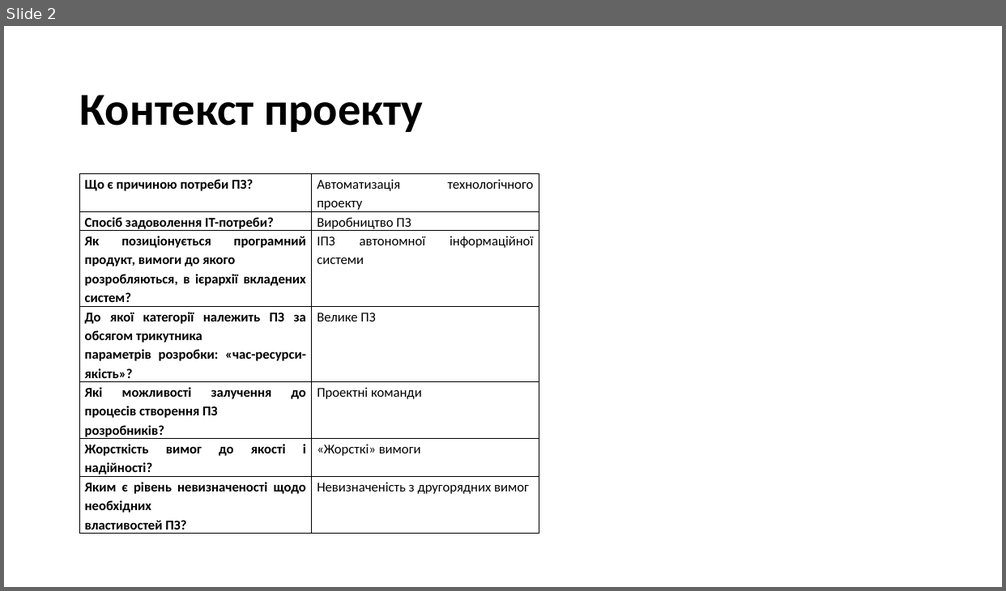
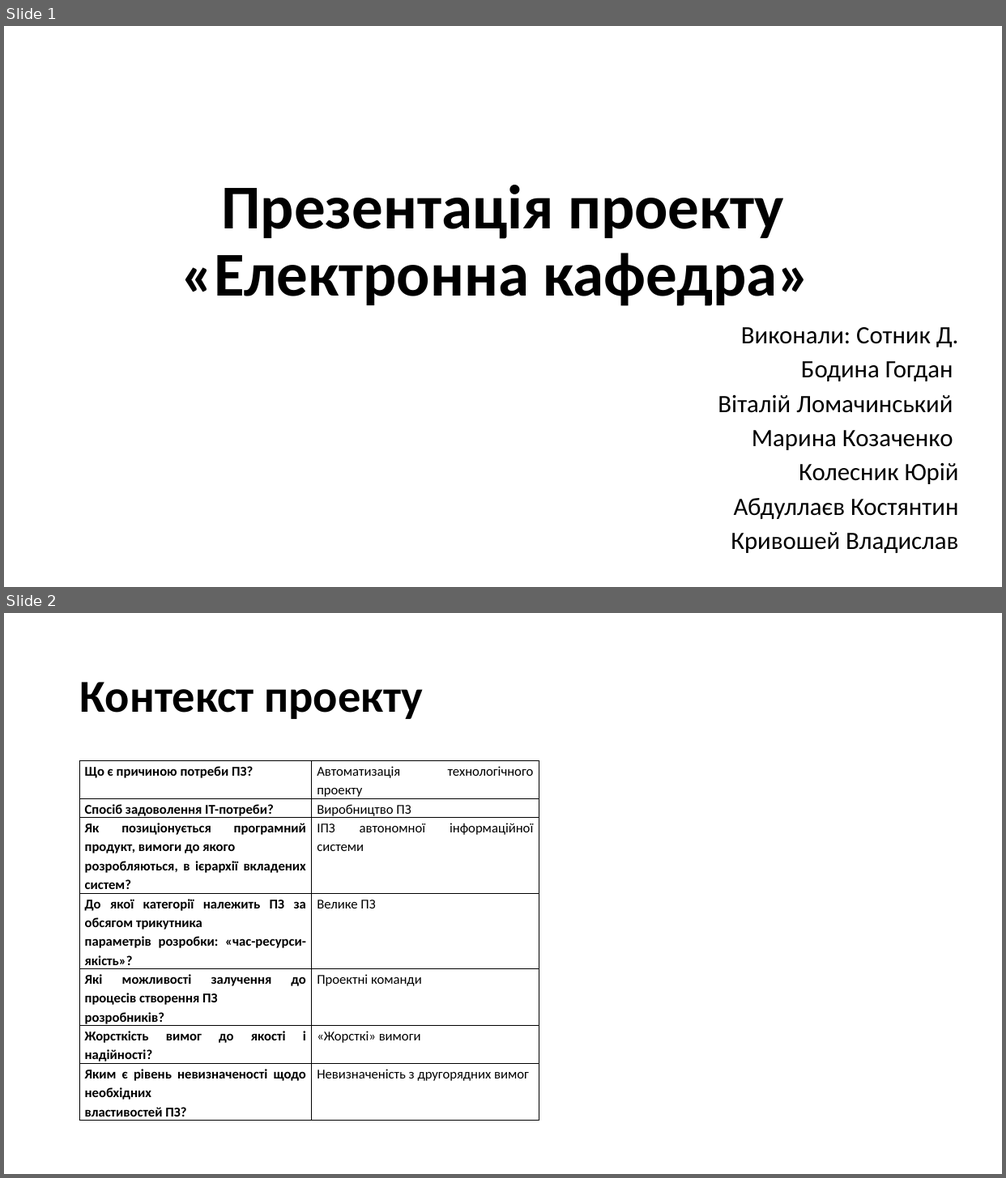
Before and after one commit to d3mage/elektronna_kafedra, a slide deck: elektronna_kafedra.pptx. Shown one above the other, each under a label of ours: slide 2 before the commit, slides 1 and 2 after it. The pictures are 1006x591 and 1006x1178 pixels, drawn with LibreOffice and Linux fonts; fonts in the diff are those of the drawing. Boxes give left, top, right and bottom in pixels: in the first picture for what was removed or moved away, otherwise in the second. Text is boxed around its words. In the diff, an @@ line names an element or a change of style, - is before the commit and + after.

```diff
--- a/elektronna_kafedra.pptx
+++ b/elektronna_kafedra.pptx
@@ slide 1 added at (4,26,1002,587), background #FFFFFF @@
@@ title added at (181,185,811,306), 60 pt, text #000000, bold @@
+Презентація проекту «Електронна кафедра»
@@ subtitle added at (718,327,959,553), 24 pt, text #000000 @@
+Виконали: Сотник Д.
+Бодина Гогдан
+Віталій Ломачинський
+Марина Козаченко
+Колесник Юрій
+Абдуллаєв Костянтин
+Кривошей Владислав
```
Also in this commit, not shown: 1 slide changed, 7 other slides added, 5 slides removed, 1 other file.
